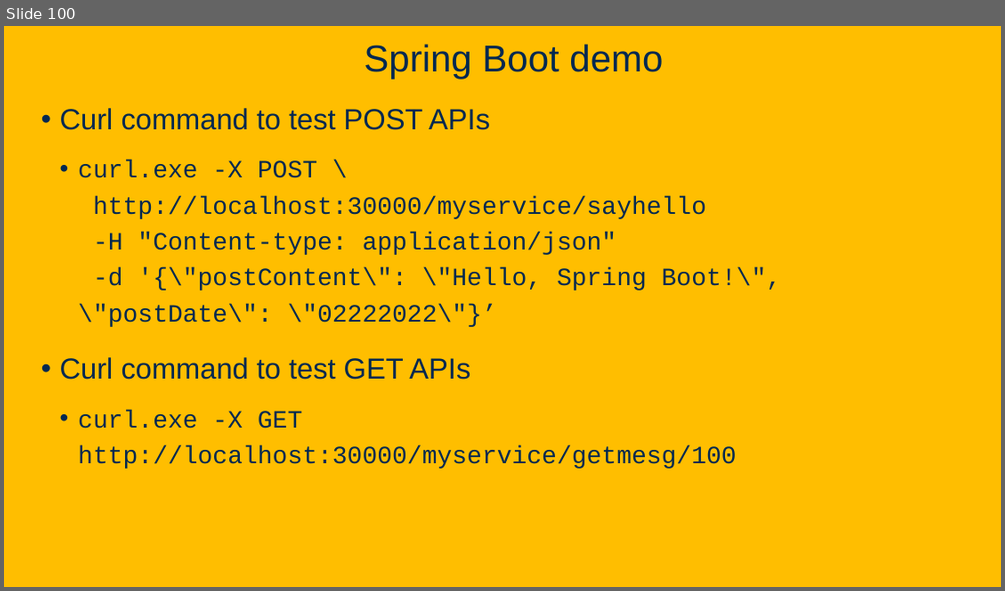
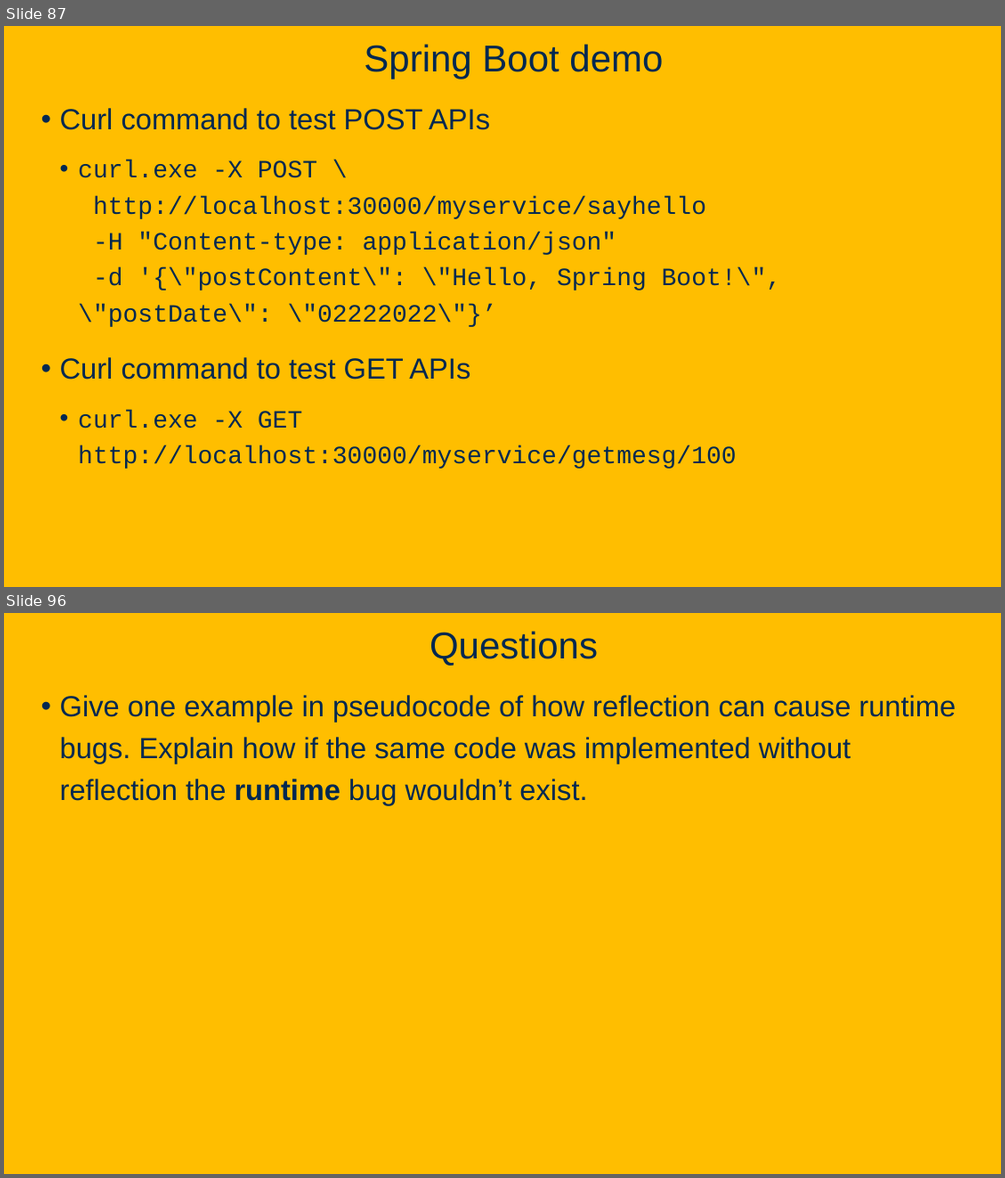
Before and after one commit to davsec-teaching/ecs160-f25, a slide deck: slides/6_software_architecture.pptx. Shown one above the other, each under a label of ours: slide 100 before the commit, slides 87 and 96 after it; the slides between them are not shown. The pictures are 1005x591 and 1005x1178 pixels, drawn with LibreOffice and Linux fonts; fonts in the diff are those of the drawing; background and template pictures are left out. Boxes give left, top, right and bottom in pixels: in the first picture for what was removed or moved away, otherwise in the second. Text is boxed around its words. In the diff, an @@ line names an element or a change of style, - is before the commit and + after.

```diff
--- a/slides/6_software_architecture.pptx
+++ b/slides/6_software_architecture.pptx
@@ slide 96 added at [4, 613, 1001, 1174], background picture (left out) @@
@@ title added at [429, 631, 598, 666], 36 pt, text #022850 @@
+Questions
@@ text added at [60, 695, 955, 805], 28 pt, text #022850 @@
+• Give one example in pseudocode of how reflection can cause runtime bugs. Explain how if the same code was implemented without reflection the runtime bug wouldn’t exist.
@@ what was slide 100 is now slide 87 @@
```
Also in this commit, not shown: 9 slides changed, 15 other slides added.
